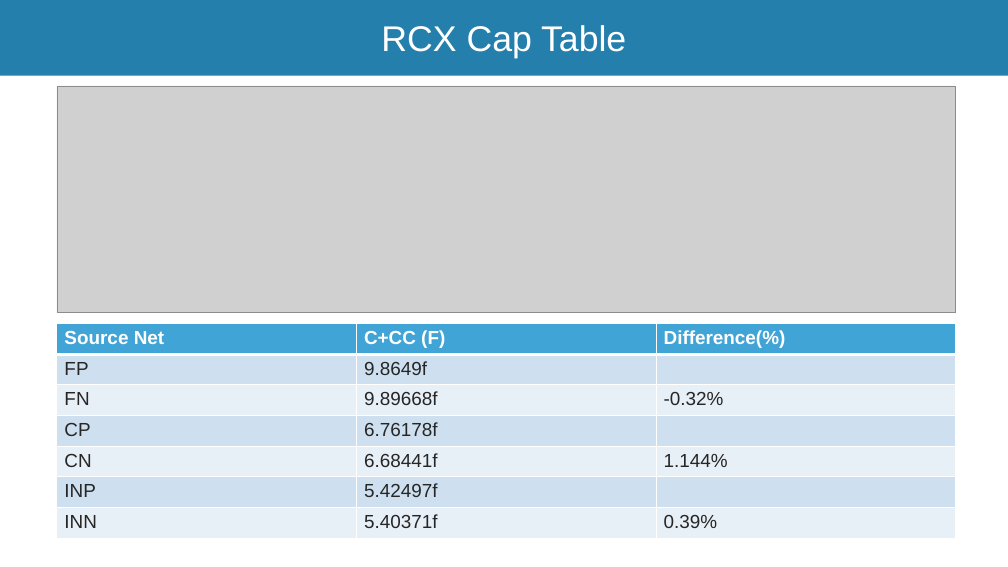
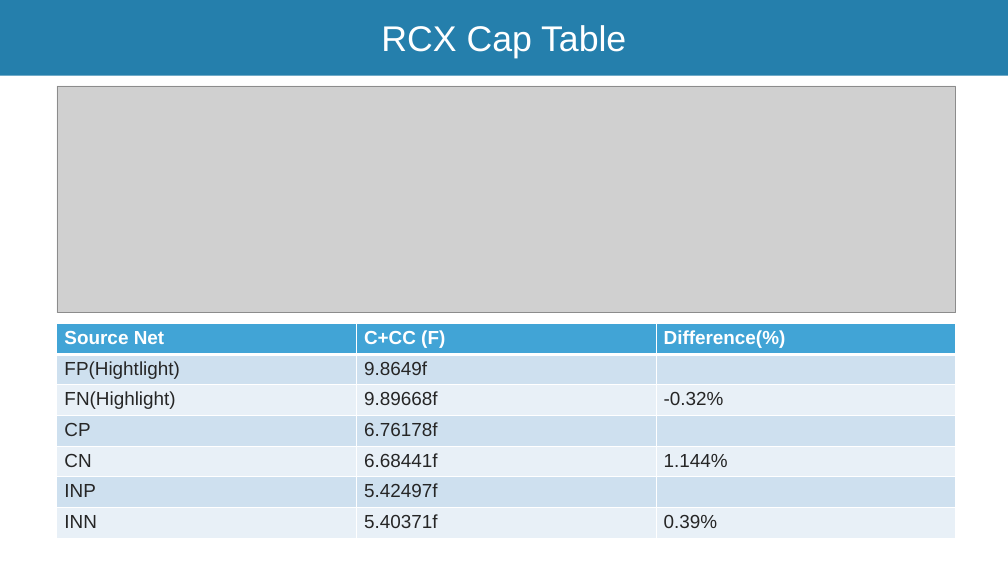
Before and after one commit to stevenli518/ECE266_CMOSCircuitLab, a slide deck: slide 8 of Lab2/DesignReview_Final_Mingjie_Chengming.pptx. Drawn at 1008x567 pixels with LibreOffice and Linux fonts; fonts in the diff are those of the drawing; grey boxes stand for pictures; background and template pictures are left out. Boxes give left, top, right and bottom in pixels: in the first picture for what was removed or moved away, otherwise in the second. Text is boxed around its words. In the diff, an @@ line names an element or a change of style, - is before the commit and + after.

Commit message:
PPT update

```diff
--- a/Lab2/DesignReview_Final_Mingjie_Chengming.pptx
+++ b/Lab2/DesignReview_Final_Mingjie_Chengming.pptx
@@ table at bbox=[57, 324, 955, 538] @@
-row 2, column 1: FP
+row 2, column 1: FP(Hightlight)
-row 3, column 1: FN
+row 3, column 1: FN(Highlight)
```
Also in this commit, not shown: 9 other files.
